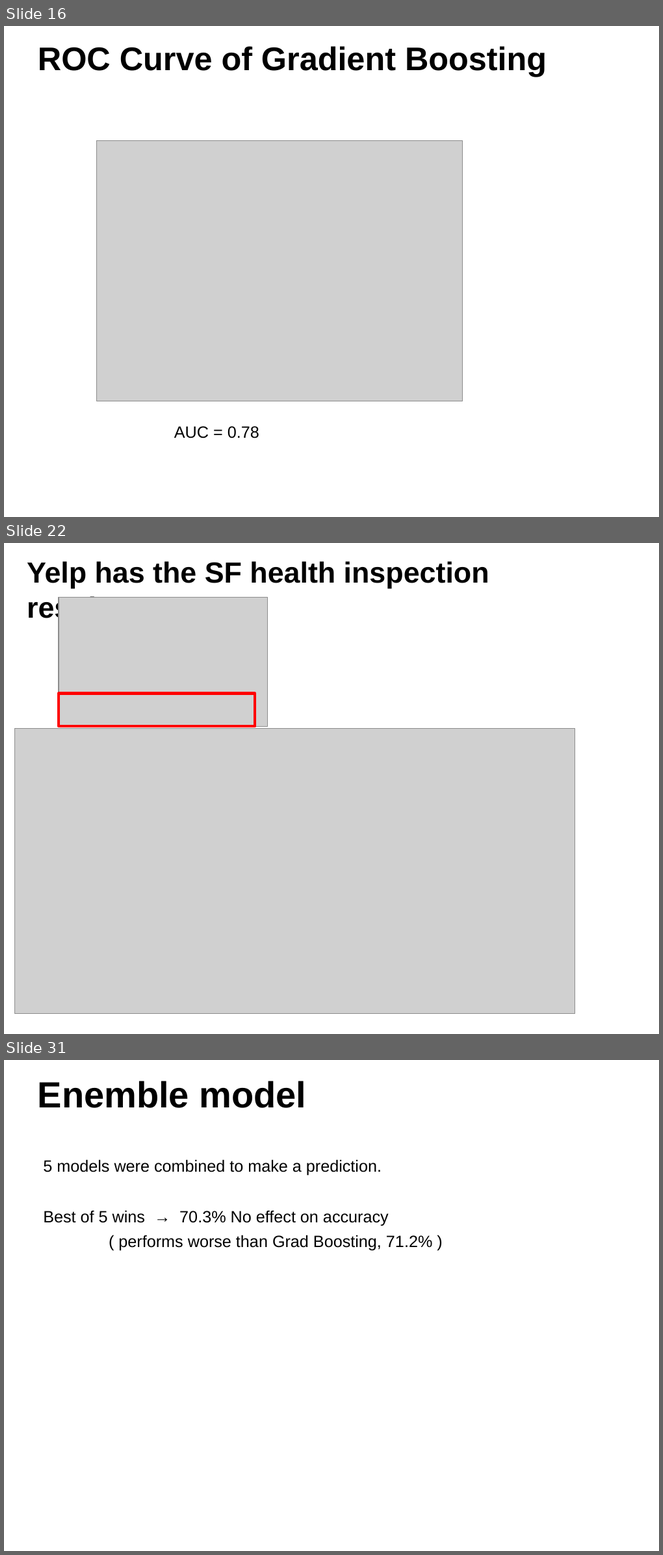
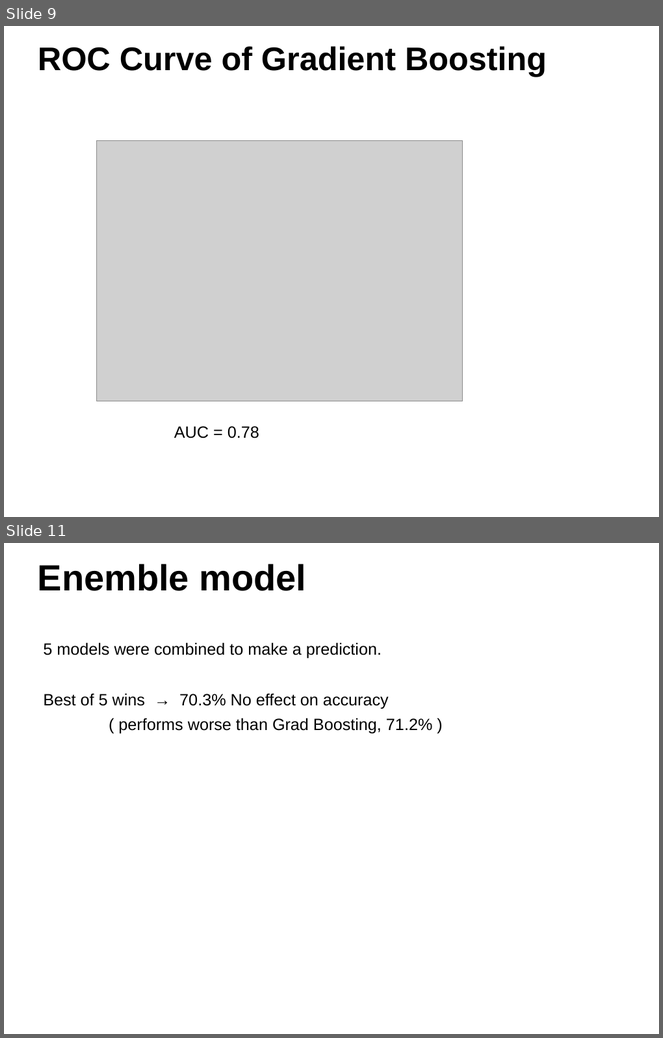
Before and after one commit to ggigaev/SFeaters, a slide deck: ppt/SFeaters_Final.pptx. Shown one above the other, each under a label of ours: slides 16, 22 and 31 before the commit, slides 9 and 11 after it; the slides between them are not shown. The pictures are 663x1555 and 663x1038 pixels, drawn with LibreOffice and Linux fonts; fonts in the diff are those of the drawing; grey boxes stand for pictures; background and template pictures are left out. Boxes give left, top, right and bottom in pixels: in the first picture for what was removed or moved away, otherwise in the second. Text is boxed around its words. In the diff, an @@ line names an element or a change of style, - is before the commit and + after.

```diff
--- a/ppt/SFeaters_Final.pptx
+++ b/ppt/SFeaters_Final.pptx
@@ slide 22 removed at box(4, 543, 659, 1034), background #FFFFFF @@
@@ text removed at box(27, 561, 490, 624) @@
-Yelp has the SF health inspection result
@@ picture removed at box(59, 598, 267, 726) @@
@@ rectangle removed at box(59, 694, 255, 726) @@
@@ picture removed at box(15, 728, 575, 1014) @@
@@ what was slide 16 is now slide 9 @@
@@ what was slide 31 is now slide 11 @@
```
Also in this commit, not shown: 6 slides changed, 1 slide added, 17 other slides removed, 18 other files.
